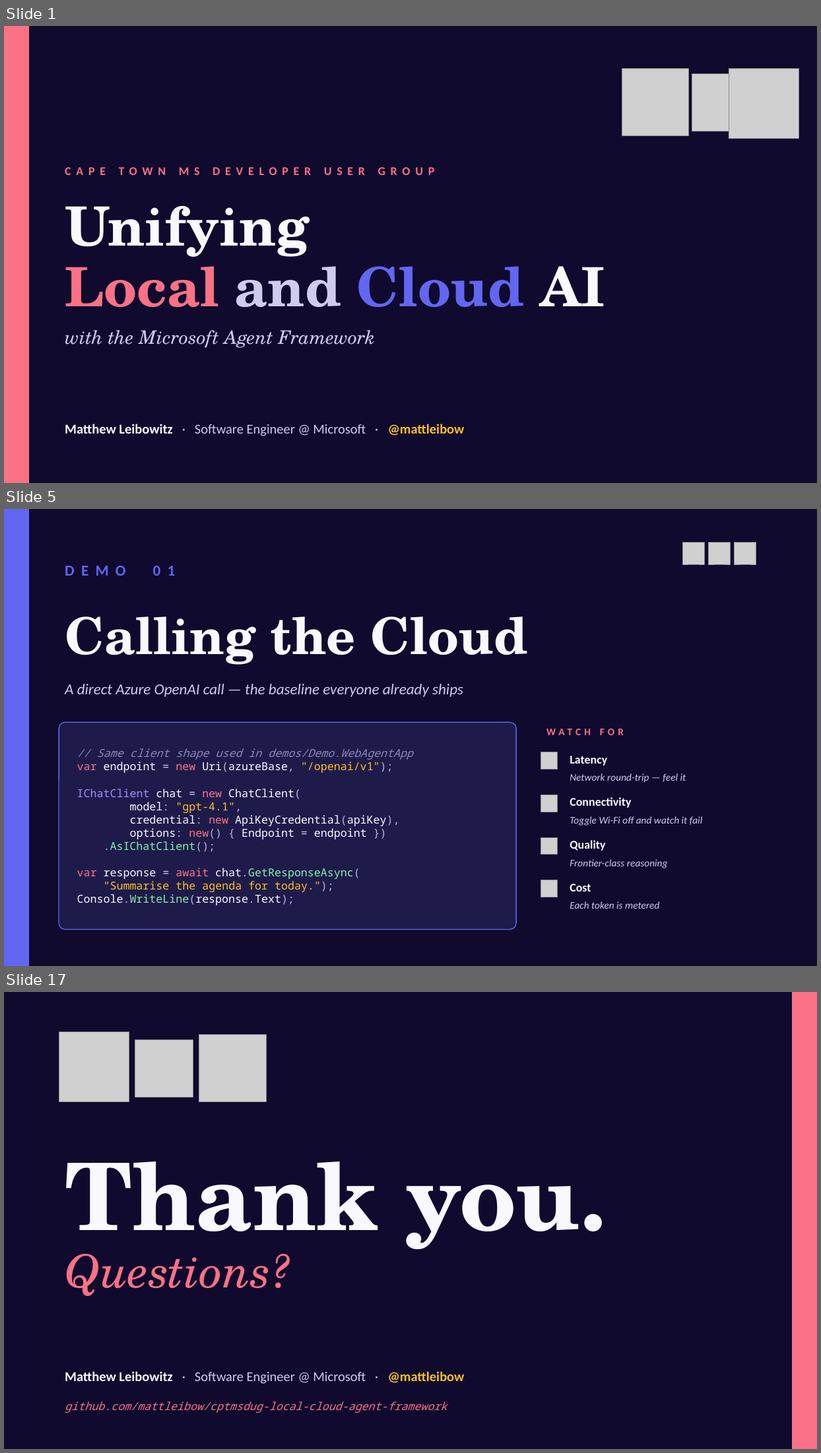
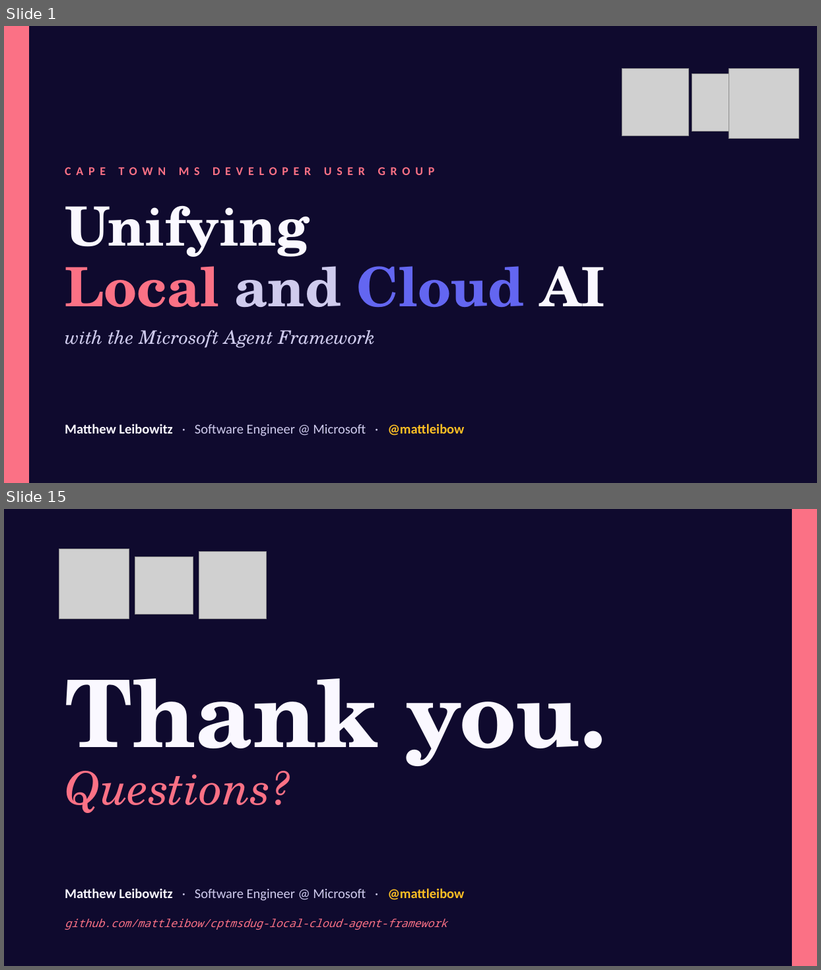
Before and after one commit to mattleibow/cptmsdug-local-cloud-agent-framework, a slide deck: slides/Unifying-Local-Cloud-AI.pptx. Shown one above the other, each under a label of ours: slides 1, 5 and 17 before the commit, slides 1 and 15 after it; the slides between them are not shown. The pictures are 821x1453 and 821x970 pixels, drawn with LibreOffice and Linux fonts; fonts in the diff are those of the drawing; grey boxes stand for pictures. Boxes give left, top, right and bottom in pixels: in the first picture for what was removed or moved away, otherwise in the second. Text is boxed around its words. In the diff, an @@ line names an element or a change of style, - is before the commit and + after.

```diff
--- a/slides/Unifying-Local-Cloud-AI.pptx
+++ b/slides/Unifying-Local-Cloud-AI.pptx
@@ slide 5 removed at (4, 509, 817, 966), background #0F0A2E @@
@@ rectangle removed at (4, 509, 28, 966) @@
@@ picture removed at (683, 543, 705, 564) @@
@@ picture removed at (708, 543, 731, 564) @@
@@ picture removed at (734, 543, 756, 564) @@
@@ text removed at (59, 552, 425, 588) @@
-DEMO 01
@@ text removed at (65, 617, 527, 665) @@
-Calling the Cloud
@@ text removed at (65, 684, 463, 697) @@
-A direct Azure OpenAI call — the baseline everyone already ships
@@ rounded rectangle removed at (59, 722, 516, 930) @@
@@ text removed at (547, 729, 624, 735) @@
-WATCH FOR
@@ text removed at (77, 749, 413, 906) @@
-// Same client shape used in demos/Demo.WebAgentApp
-var endpoint = new Uri(azureBase, "/openai/v1");
-IChatClient chat = new ChatClient(
-model: "gpt-4.1",
-credential: new ApiKeyCredential(apiKey),
-options: new() { Endpoint = endpoint })
-.AsIChatClient();
-var response = await chat.GetResponseAsync(
-"Summarise the agenda for today.");
-Console.WriteLine(response.Text);
@@ picture removed at (541, 753, 558, 770) @@
@@ text removed at (570, 756, 607, 766) @@
-Latency
@@ text removed at (570, 774, 686, 783) @@
-Network round-trip — feel it
@@ picture removed at (541, 795, 558, 812) @@
@@ text removed at (570, 797, 631, 808) @@
-Connectivity
@@ text removed at (570, 817, 702, 826) @@
-Toggle Wi-Fi off and watch it fail
@@ picture removed at (541, 838, 558, 855) @@
@@ text removed at (570, 840, 605, 851) @@
-Quality
@@ text removed at (570, 859, 668, 869) @@
-Frontier-class reasoning
@@ picture removed at (541, 881, 558, 898) @@
@@ text removed at (570, 884, 591, 892) @@
-Cost
@@ text removed at (570, 902, 659, 909) @@
-Each token is metered
@@ what was slide 17 is now slide 15 @@
```
Also in this commit, not shown: 13 slides changed, 1 other slide removed, 1 other file.
